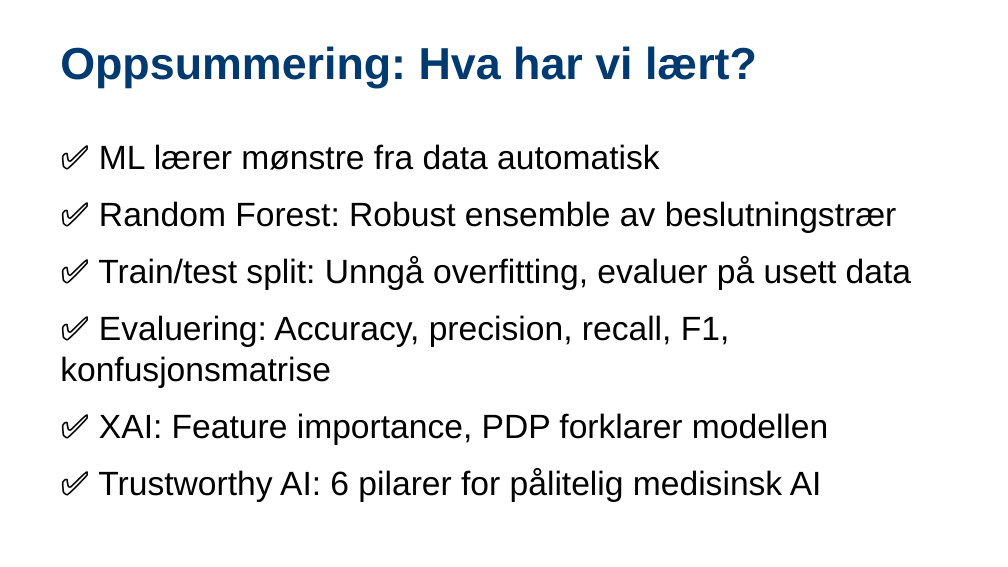
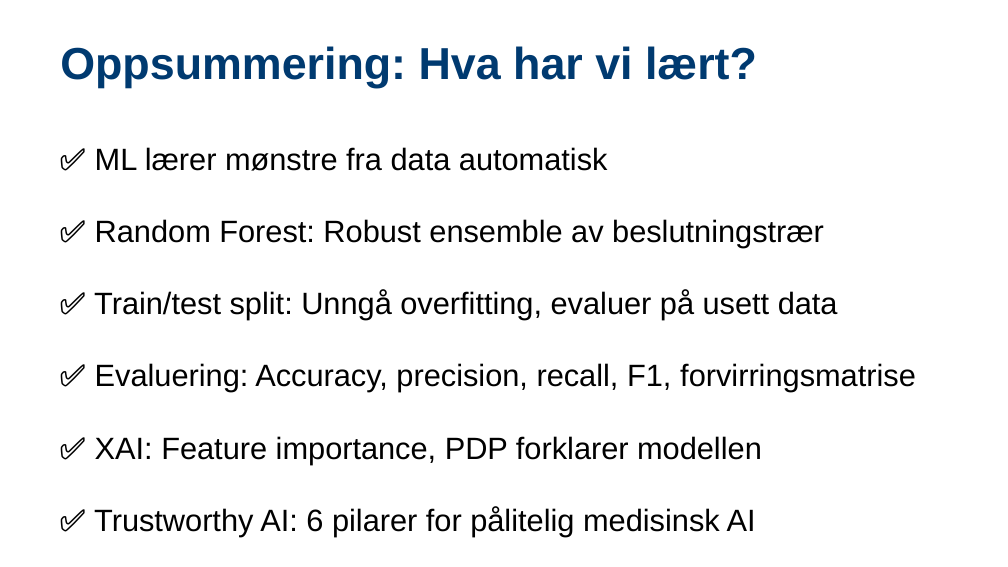
Before and after one commit to arvidl/ELMED219-2026, a slide deck: slide 27 of Lab0-ML/slides/ELMED219-2026_Lab0-ML_01-Enkle_eksempler-slides.pptx (slide 26 before the commit). Drawn at 1008x567 pixels with LibreOffice and Linux fonts; fonts in the diff are those of the drawing. Boxes give left, top, right and bottom in pixels: in the first picture for what was removed or moved away, otherwise in the second. Text is boxed around its words. In the diff, an @@ line names an element or a change of style, - is before the commit and + after.

```diff
--- a/Lab0-ML/slides/ELMED219-2026_Lab0-ML_01-Enkle_eksempler-slides.pptx
+++ b/Lab0-ML/slides/ELMED219-2026_Lab0-ML_01-Enkle_eksempler-slides.pptx
@@ text "✅ ML lærer mønstre fra ...": place and size @@
-text "✅ ML lærer mønstre fra ..." at bbox=[60, 144, 911, 502]
+text "✅ ML lærer mønstre fra ..." at bbox=[94, 147, 916, 536]
@@ text at bbox=[94, 147, 838, 536]: size 24 to 22 pt in "✅ ML lærer mønstre fra data automatisk", "✅ Random Forest: Robust ensemble av beslutningstrær", "✅ Train/test split: Unngå overfitting, evaluer på ...", "✅ XAI: Feature importance, PDP forklarer modellen" and 1 more places; line spacing 1 to 1.5 @@
@@ text at bbox=[95, 363, 916, 392]: text changed; size 24 to 22 pt @@
-✅ Evaluering: Accuracy, precision, recall, F1, konfusjonsmatrise
+✅ Evaluering: Accuracy, precision, recall, F1, forvirringsmatrise
```
Also in this commit, not shown: 17 other slides changed, 1 slide added, 10 other files.
